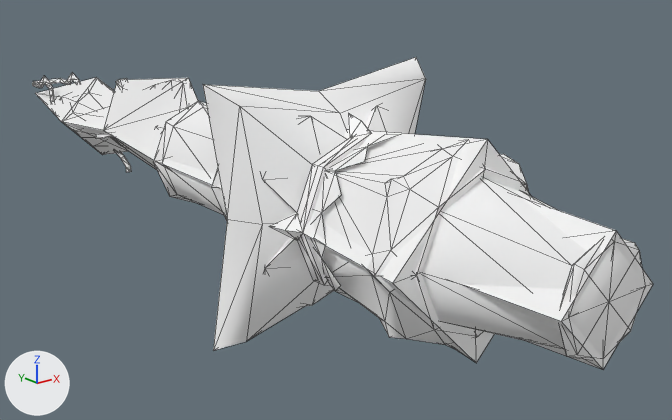
The glTF model docs/models/weapons/w04/142.glb as it was, and as the next commit left it.
Rendered twice from a 50 mm lens placed at (-1.231, -2.227, 0.429), pointed at (0.221, -0.412, -0.297). Arrows for +X, +Y and +Z are at lower left; the lights stay in place. The picture after the commit comes second. Mesh edges are drawn as thin lines. Vertices at exactly the same position are counted once.

Objects in the first picture: 'Group[0]', 'Group[100]', 'Group[1]', 'Group[2]'.
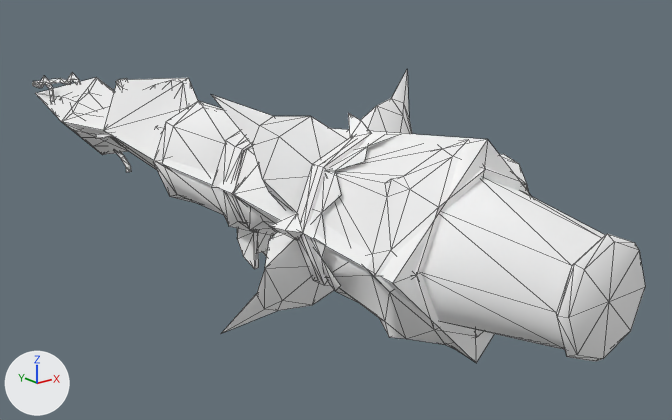
Boxes (x1, y1, x2, y2) around the edits, measured in the pictures (672 x 420 px):
'Group[2]', reshaped (10% narrower, 10% shorter): before (203, 57, 426, 350); after (212, 70, 412, 334)
'Group[1]', reshaped: before (421, 178, 653, 369); after (421, 178, 645, 361)
part 1 of me_group_1, deleted: before (461, 197, 653, 369)
part 2 of me_group_2, deleted: before (203, 57, 426, 350)

The edits, one by one:
me_group_1 is used by ob_group_1; location (0.0, 0.0, 0.0).
me_group_1 had 42 vertices, 68 faces and spanned x -0.153..0.153, y -1.404..-1.053, z -0.322..-0.016.
me_group_1 now has 33 vertices, 56 faces and spans x -0.153..0.153, y -1.402..-1.095, z -0.322..-0.016.
me_group_1 part 1: the loose piece of 9 vertices spanning x -0.142..0.142, y -1.404..-1.053, z -0.31..-0.028 is deleted.
me_group_2 is used by ob_group_2; location (0.0, 0.0, 0.0).
me_group_2 had 112 vertices, 192 faces and spanned x -0.292..0.289, y -0.843..-0.622, z -0.462..0.119.
me_group_2 now has 95 vertices, 168 faces and spans x -0.268..0.268, y -0.806..-0.622, z -0.432..0.092.
me_group_2 part 2: the loose piece of 17 vertices spanning x -0.292..0.289, y -0.843..-0.628, z -0.462..0.119 is deleted.
me_group_2 no longer uses material mat_xfb__e0__m00_hbg142_env00 (white #ffffff).
